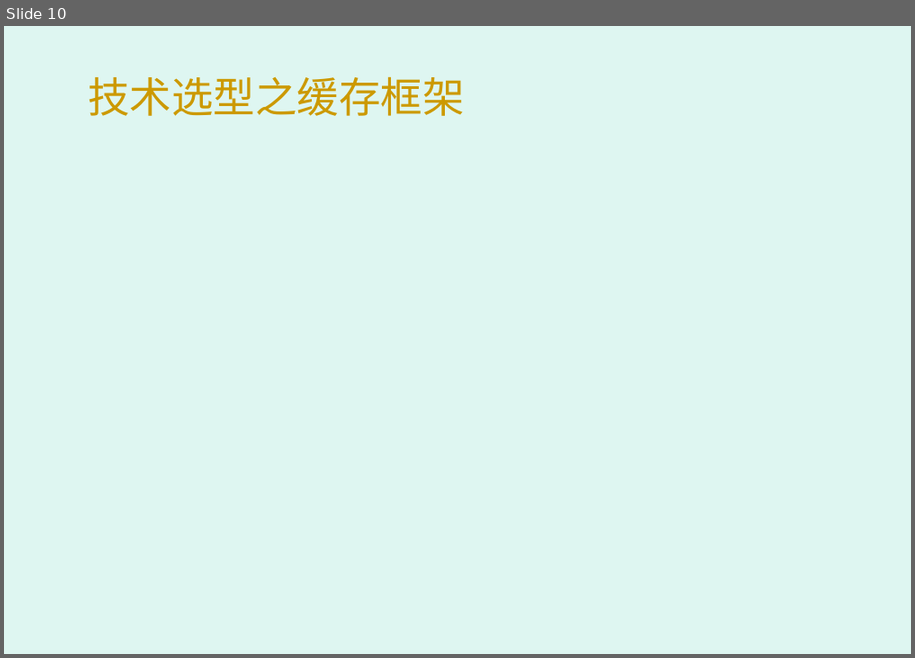
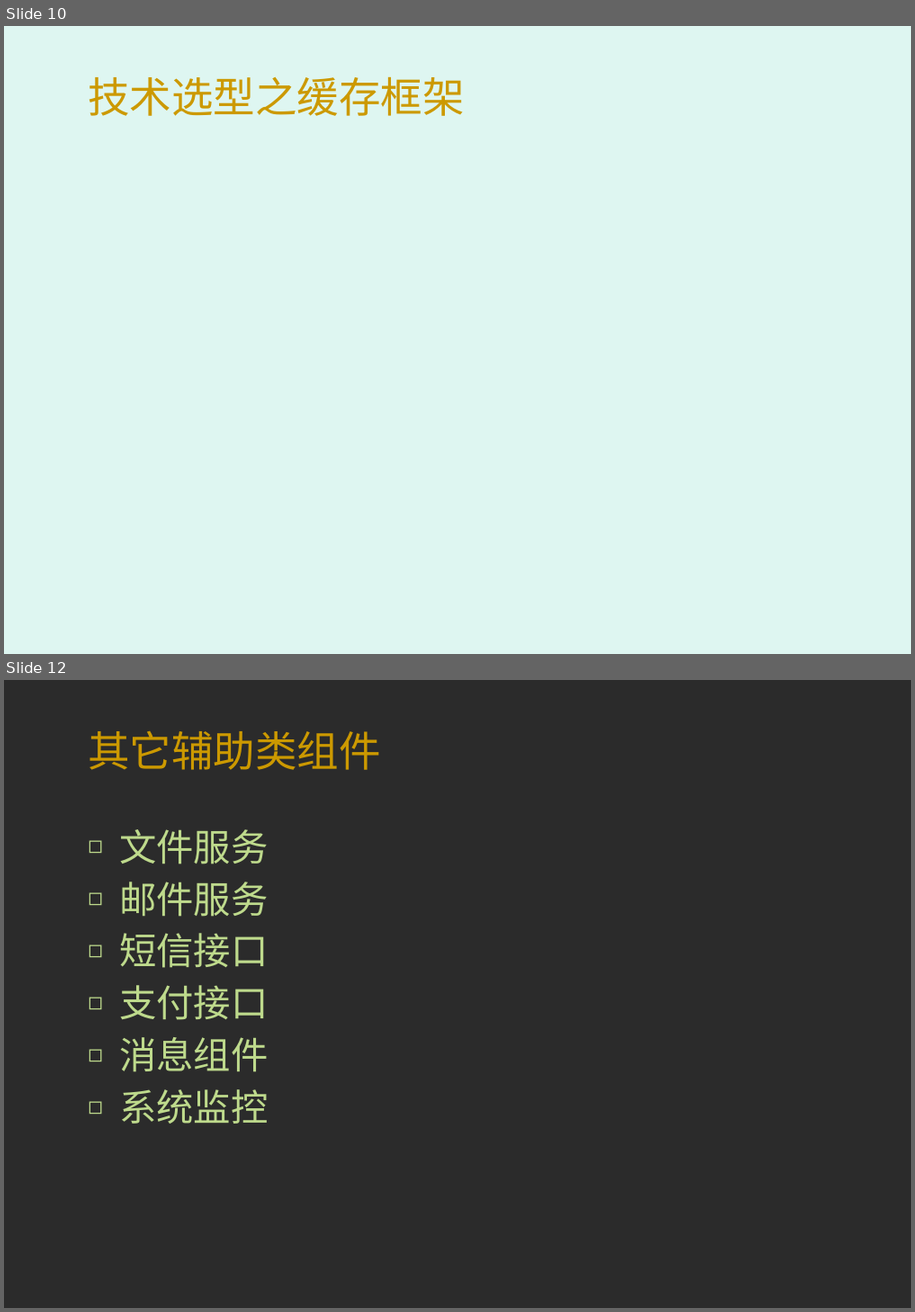
Before and after one commit to gon-superman/application, a slide deck: 系统框架.pptx. Shown one above the other, each under a label of ours: slide 10 before the commit, slides 10 and 12 after it; the slides between them are not shown. The pictures are 915x658 and 915x1312 pixels, drawn with LibreOffice and Linux fonts; fonts in the diff are those of the drawing; background and template pictures are left out; a plain dark background stands for a picture behind light text. Boxes give left, top, right and bottom in pixels: in the first picture for what was removed or moved away, otherwise in the second. Text is boxed around its words. In the diff, an @@ line names an element or a change of style, - is before the commit and + after.

```diff
--- a/系统框架.pptx
+++ b/系统框架.pptx
@@ slide 12 added at box(4, 680, 911, 1308), background picture (left out) @@
@@ title added at box(88, 731, 381, 770), 36 pt, text #CC9900 @@
+其它辅助类组件
@@ text added at box(119, 829, 268, 1124), 32 pt, text #BEDA8C @@
+◻ 文件服务
+◻ 邮件服务
+◻ 短信接口
+◻ 支付接口
+◻ 消息组件
+◻ 系统监控
```
Also in this commit, not shown: 2 slides changed, 2 other slides added, 8 other files.
